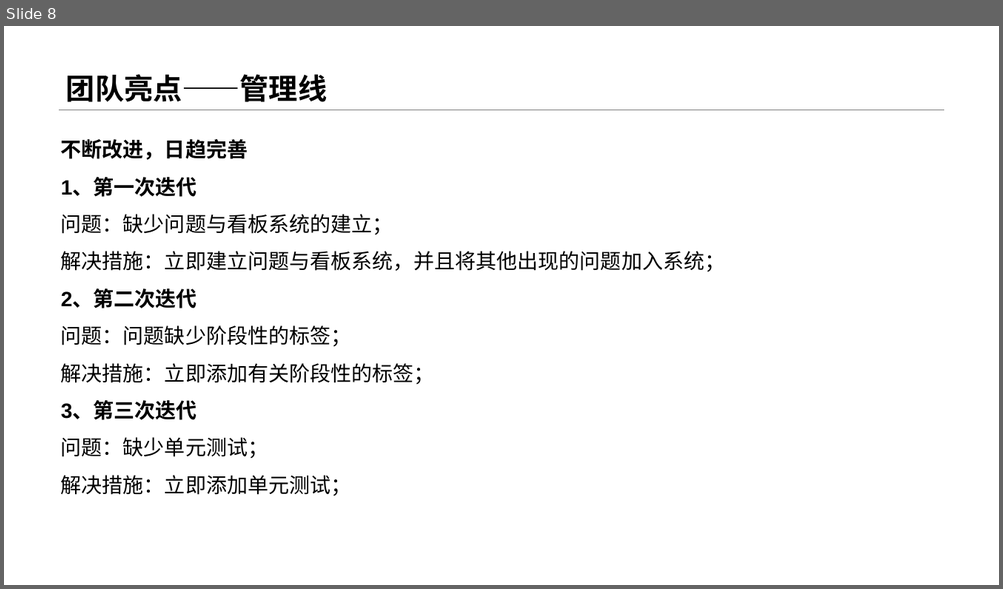
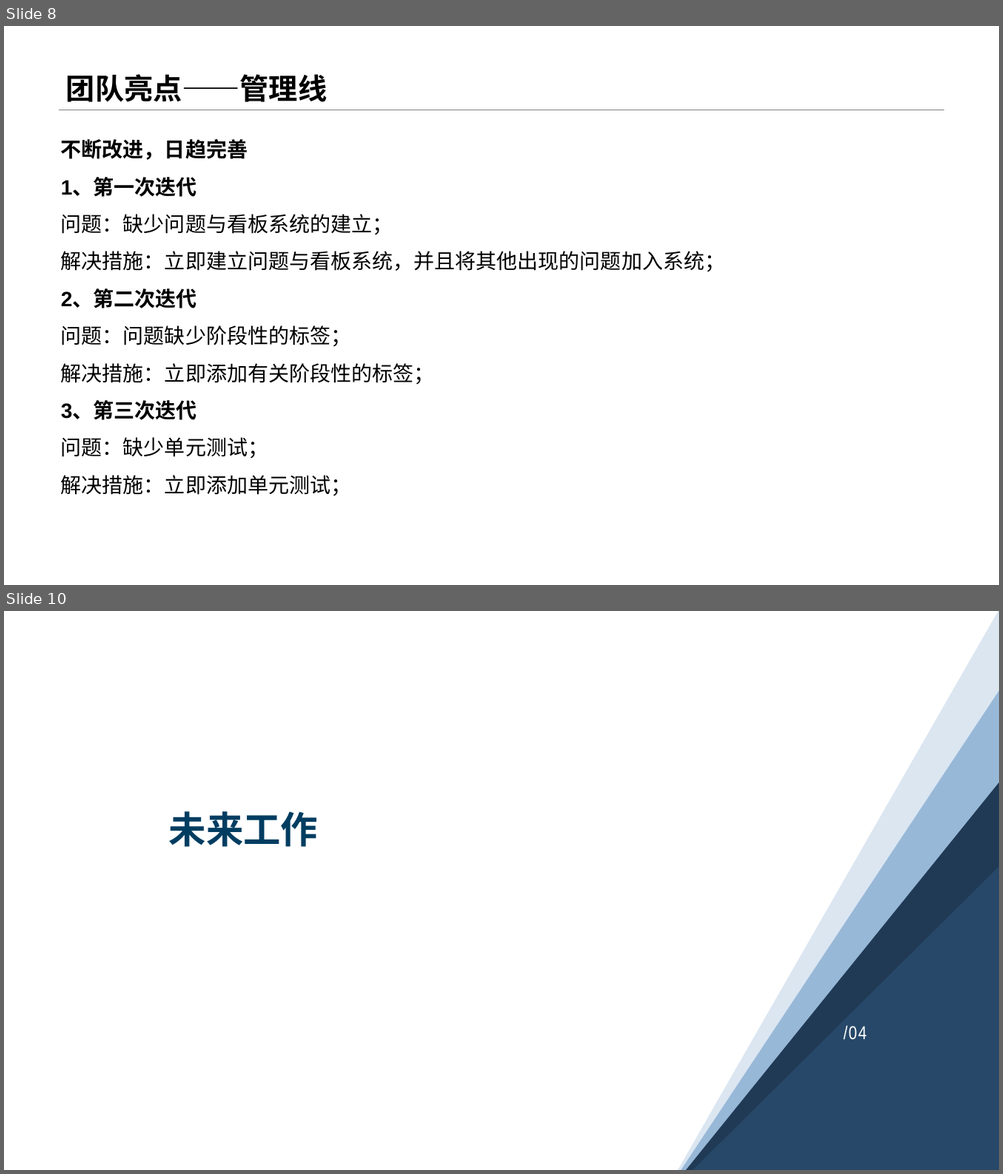
Before and after one commit to sebuaa2019/Team108, a slide deck: 申优答辩工作/申优答辩/Team108-申优答辩.pptx. Shown one above the other, each under a label of ours: slide 8 before the commit, slides 8 and 10 after it; the slides between them are not shown. The pictures are 1003x589 and 1003x1174 pixels, drawn with LibreOffice and Linux fonts; fonts in the diff are those of the drawing. Boxes give left, top, right and bottom in pixels: in the first picture for what was removed or moved away, otherwise in the second. Text is boxed around its words. In the diff, an @@ line names an element or a change of style, - is before the commit and + after.

```diff
--- a/申优答辩工作/申优答辩/Team108-申优答辩.pptx
+++ b/申优答辩工作/申优答辩/Team108-申优答辩.pptx
@@ slide 10 added at (4,611,999,1170), background #FFFFFF @@
@@ title added at (169,812,318,847), 36 pt, text #003D61, bold @@
+未来工作
@@ group added at (677,611,999,1170): 4 freeform shapes @@
@@ text added at (843,1025,866,1040), 18 pt, text #FFFFFF @@
+/04
```
Also in this commit, not shown: 2 slides changed, 1 other slide added, 33 slides removed.
